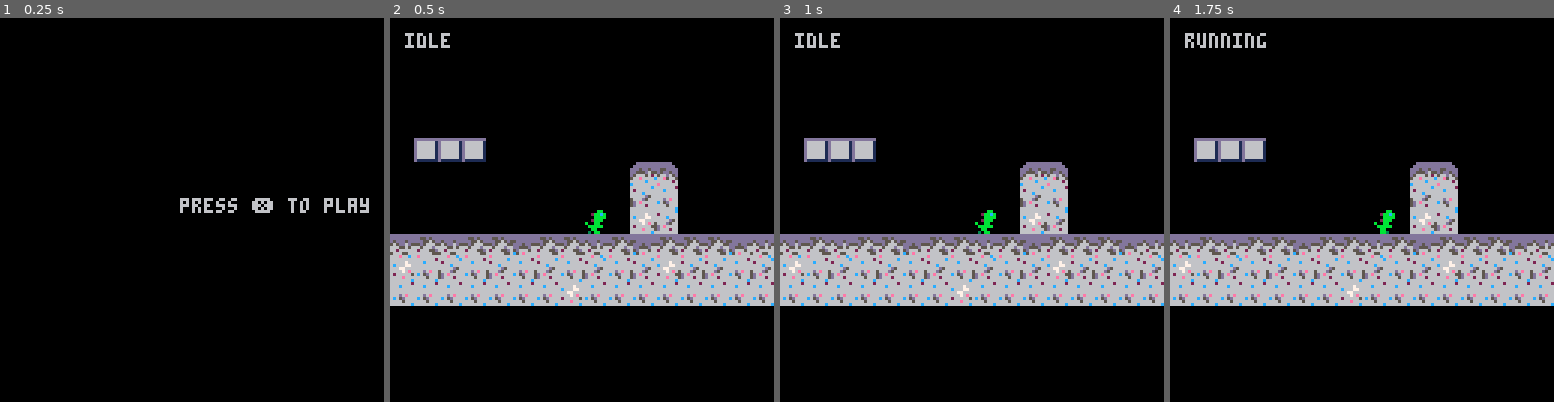
Above: before the commit, frames 1-4 (left to right).
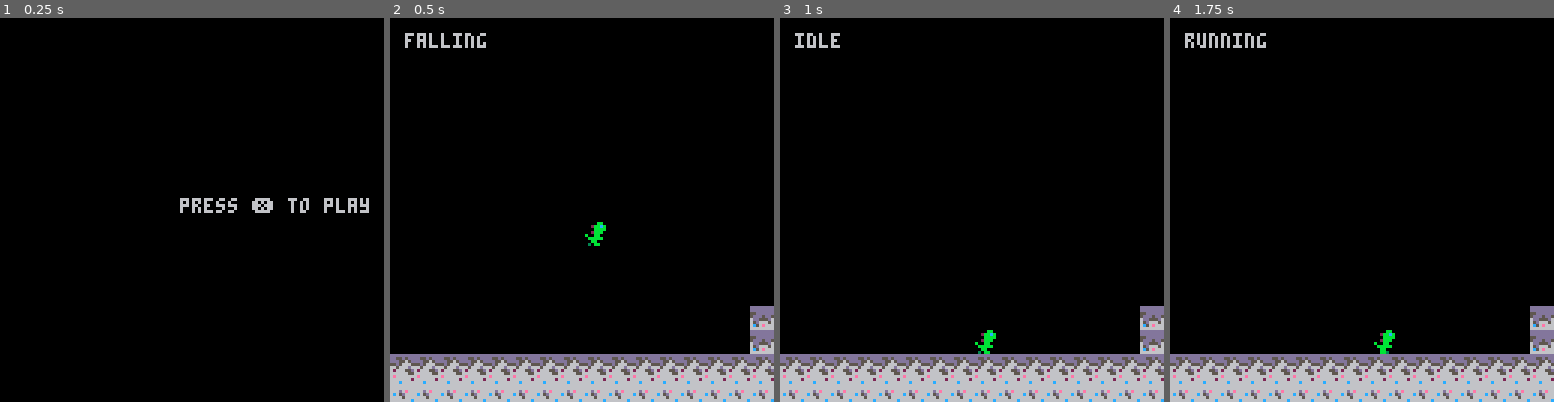
Above: after the commit, the same moments.

Repository: barddev/moonshot
Game: PICO-8 cartridge moonshot.p8
Two runs of this game, one before a commit and one after it. Both use one fixed random seed, a clock stepped at 60 frames per second and the inputs below.
Inputs:
- Up to frame 1 (0.25 s): no input
- Up to frame 2 (0.5 s): tap X (X key) at 0.33 s
- Up to frame 3 (1 s): tap O (Z key) at 0.7 s
- Up to frame 4 (1.75 s): tap X (X key) at 1.07 s; hold Right from 1.6 s (still down); tap O (Z key) at 1.7 s

Frame 1 is identical in both runs. In frame 2, 36% of the frame differs, in the area x 0-100%, y 3-100%; in frame 3, 36%; in frame 4, 36%.

Commit message:
removed infinite jump and fit map to screen

Diff:
--- a/moonshot.p8
+++ b/moonshot.p8
@@ -56,6 +56,7 @@
     --player states
     --idle, running, jumping, falling
     state="idle",
+    shooting=false
   }
 
 end
@@ -151,12 +152,10 @@
 
   if btn(btn_left) then
     p.dx-=p.acc_x
-    p.state="running"
     p.flp=true
   end
   if btn(btn_right) then
     p.dx+=p.acc_x
-    p.state="running"
     p.flp=false
   end
 
@@ -166,12 +165,14 @@
   and p.state!="jumping"
   and p.state!="falling" then
     p.dy-=p.acc_y
-    p.state=idle
   end
 
   --check y direction
   if p.dy>0 then
     p.state="falling"
+
+    --limit speed
+    p.dy=mid(-p.max_dy, p.dy, p.max_dy)
 
     if collide_map(p,"down",0) then
       if btn(btn_left)
@@ -192,10 +193,17 @@
 
   --check x direction
   if p.dx<0 then
+
+    --limit player to max speed
+    p.dx=mid(-p.max_dx, p.dx, p.max_dx)
+
     if collide_map(p,"left",0) then
       p.dx=0
     end
   elseif p.dx>0 then
+    --limit player to max speed
+    p.dx=mid(-p.max_dx, p.dx, p.max_dx)
+
     if collide_map(p,"right",0) then
       p.dx=0
     end
@@ -345,18 +353,22 @@
 0000000000000000000000000000000000000000000000000000000000000000000000000000000000000000000000000000000000000000000000000000000000000000000000000000000000000000000000000000000000000000000000000000000000000000000000000000000000000000000000000000000000000000
 0000000000000000000000000000000000000000000000000000000000000000000000000000000000000000000000000000000000000000000000000000000000000000000000000000000000000000000000000000000000000000000000000000000000000000000000000000000000000000000000000000000000000000
 0000000000000000000000000000000000000000000000000000000000000000000000000000000000000000000000000000000000000000000000000000000000000000000000000000000000000000000000000000000000000000000000000000000000000000000000000000000000000000000000000000000000000000
-0048484800000000000000000000000000000000000000000000000000000000000000000000000000000000000000000000000000000000000000000000000000000000000000000000000000000000000000000000000000000000000000000000000000000000000000000000000000000000000000000000000000000000
-0000000000000000000045460000000000000000000000000000000000000000000000000000000000000000000000000000000000000000000000000000000000000000000000000000000000000000000000000000000000000000000000000000000000000000000000000000000000000000000000000000000000000000
-0000000000000000000054520000000000000000000000000000000000000000000000000000000000000000000000000000000000000000000000000000000000000000000000000000000000000000000000000000000000000000000000000000000000000000000000000000000000000000000000000000000000000000
-0000000000000000000053540000000000000000000000000000000000000000000000000000000000000000000000000000000000000000000000000000000000000000000000000000000000000000000000000000000000000000000000000000000000000000000000000000000000000000000000000000000000000000
-4342434242444242434244424242444300000000000000000000000000000000000000000000000000000000000000000000000000000000000000000000000000000000000000000000000000000000000000000000000000000000000000000000000000000000000000000000000000000000000000000000000000000000
-5352545254525452545254535454525400000000000000000000000000000000000000000000000000000000000000000000000000000000000000000000000000000000000000000000000000000000000000000000000000000000000000000000000000000000000000000000000000000000000000000000000000000000
-5252525252525253525252525252525200000000000000000000000000000000000000000000000000000000000000000000000000000000000000000000000000000000000000000000000000000000000000000000000000000000000000000000000000000000000000000000000000000000000000000000000000000000
-…(8 lines of a section not shown)…
+0000000000000000000000000000000000000000000000000000000000000000000000000000000000000000000000000000000000000000000000000000000000000000000000000000000000000000000000000000000000000000000000000000000000000000000000000000000000000000000000000000000000000000
+0000000000000000000000000000000000000000000000000000000000000000000000000000000000000000000000000000000000000000000000000000000000000000000000000000000000000000000000000000000000000000000000000000000000000000000000000000000000000000000000000000000000000000
+0000000000000000000000000000000000000000000000000000000000000000000000000000000000000000000000000000000000000000000000000000000000000000000000000000000000000000000000000000000000000000000000000000000000000000000000000000000000000000000000000000000000000000
+0000000000000000000000000000000000000000000000000000000000000000000000000000000000000000000000000000000000000000000000000000000000000000000000000000000000000000000000000000000000000000000000000000000000000000000000000000000000000000000000000000000000000000
+0000000000000000000000000000000000000000000000000000000000000000000000000000000000000000000000000000000000000000000000000000000000000000000000000000000000000000000000000000000000000000000000000000000000000000000000000000000000000000000000000000000000000000
+0000000000000000000000000000000000000000000000000000000000000000000000000000000000000000000000000000000000000000000000000000000000000000000000000000000000000000000000000000000000000000000000000000000000000000000000000000000000000000000000000000000000000000
+0000000000000000000000000000000000000000000000000000000000000000000000000000000000000000000000000000000000000000000000000000000000000000000000000000000000000000000000000000000000000000000000000000000000000000000000000000000000000000000000000000000000000000
+0000000000000000000000000000004400000000000000000000000000000000000000000000000000000000000000000000000000000000000000000000000000000000000000000000000000000000000000000000000000000000000000000000000000000000000000000000000000000000000000000000000000000000
+0000000000000000000000000000004400000000000000000000000000000000000000000000000000000000000000000000000000000000000000000000000000000000000000000000000000000000000000000000000000000000000000000000000000000000000000000000000000000000000000000000000000000000
+4242424242424242424242424242424242424242424242424242424242420000000000000000000000000000000000000000000000000000000000000000000000000000000000000000000000000000000000000000000000000000000000000000000000000000000000000000000000000000000000000000000000000000
+5252525252525252525252525252525252525252525252525252525252520000000000000000000000000000000000000000000000000000000000000000000000000000000000000000000000000000000000000000000000000000000000000000000000000000000000000000000000000000000000000000000000000000
+…(8 lines of a section not shown)…
